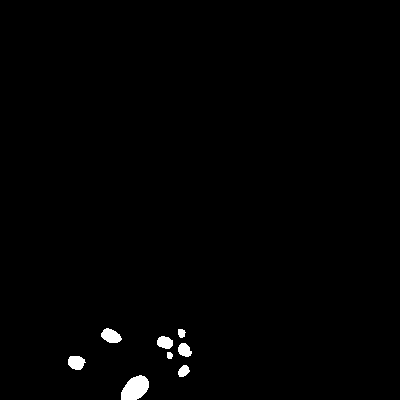
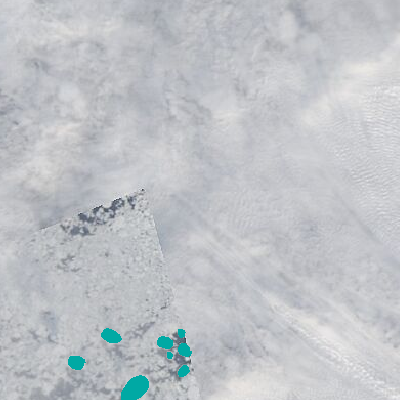
Revision of a layered 400x400 image; what changed, layer by layer:
hid "ice floes" (1st of 2) over 0, 0, 400, 400
